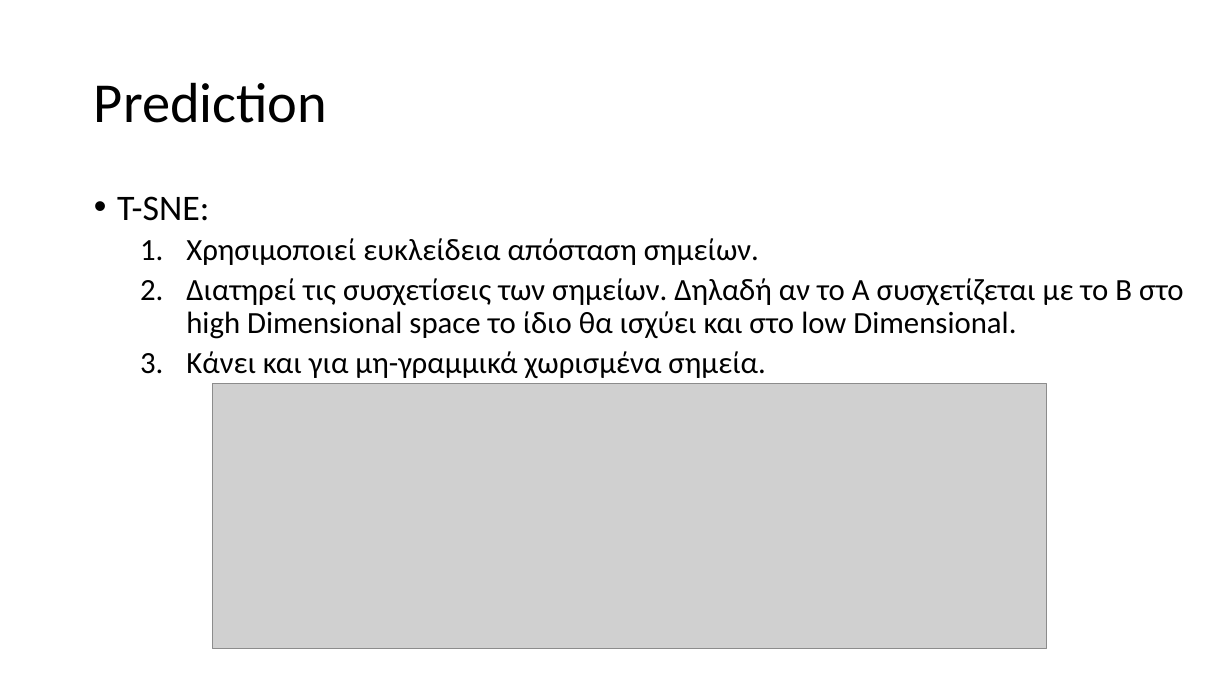
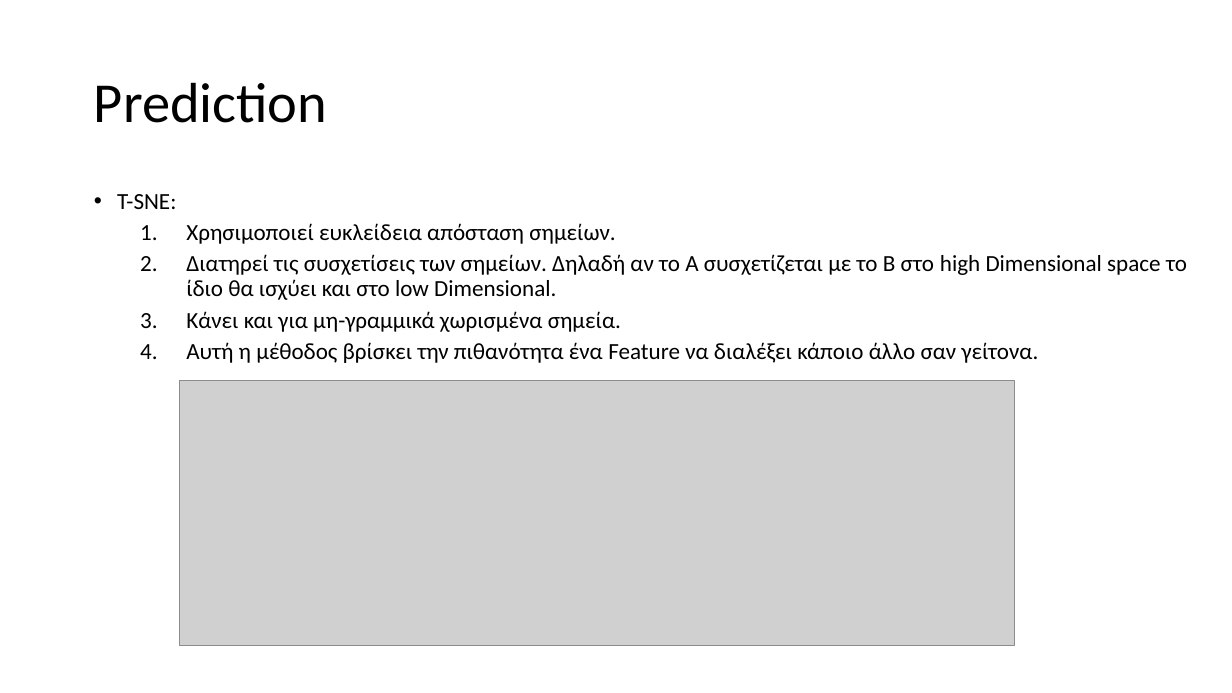
Before and after one commit to icsd13152/Sentiment_Analysis_Covid19, a slide deck: slide 10 of Presentation.pptx. Drawn at 1232x693 pixels with LibreOffice and Linux fonts; fonts in the diff are those of the drawing; grey boxes stand for pictures. Boxes give left, top, right and bottom in pixels: in the first picture for what was removed or moved away, otherwise in the second. Text is boxed around its words. In the diff, an @@ line names an element or a change of style, - is before the commit and + after.

```diff
--- a/Presentation.pptx
+++ b/Presentation.pptx
@@ text at [117, 194, 1187, 332]: size 28 to 18 pt in "T-SNE:"; size 24 to 18 pt in "Χρησιμοποιεί ευκλείδεια απόσταση σημείων.", "Διατηρεί τις συσχετίσεις των σημείων. Δηλαδή αν ...", "Κάνει και για μη-γραμμικά χωρισμένα σημεία." @@
@@ text at [186, 342, 1038, 363]: paragraph added @@
+  4. Αυτή η μέθοδος βρίσκει την πιθανότητα ένα Feature να διαλέξει κάποιο άλλο σαν γείτονα.
@@ picture: place and size @@
-picture at [213, 384, 1047, 649]
+picture at [179, 381, 1014, 646]
```
Also in this commit, not shown: 1 other file.
